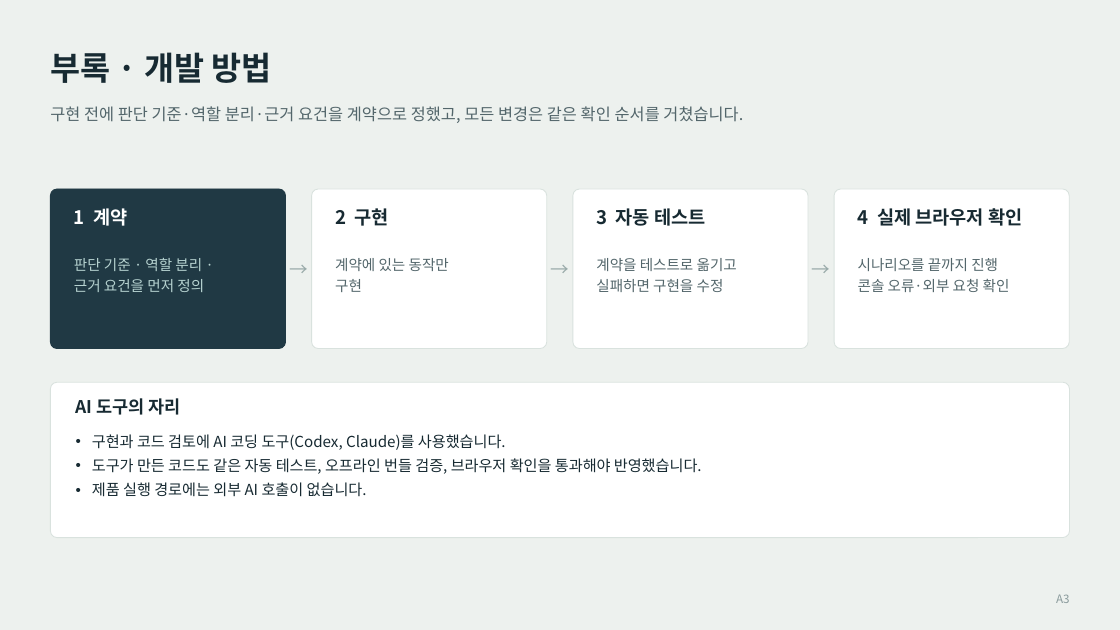
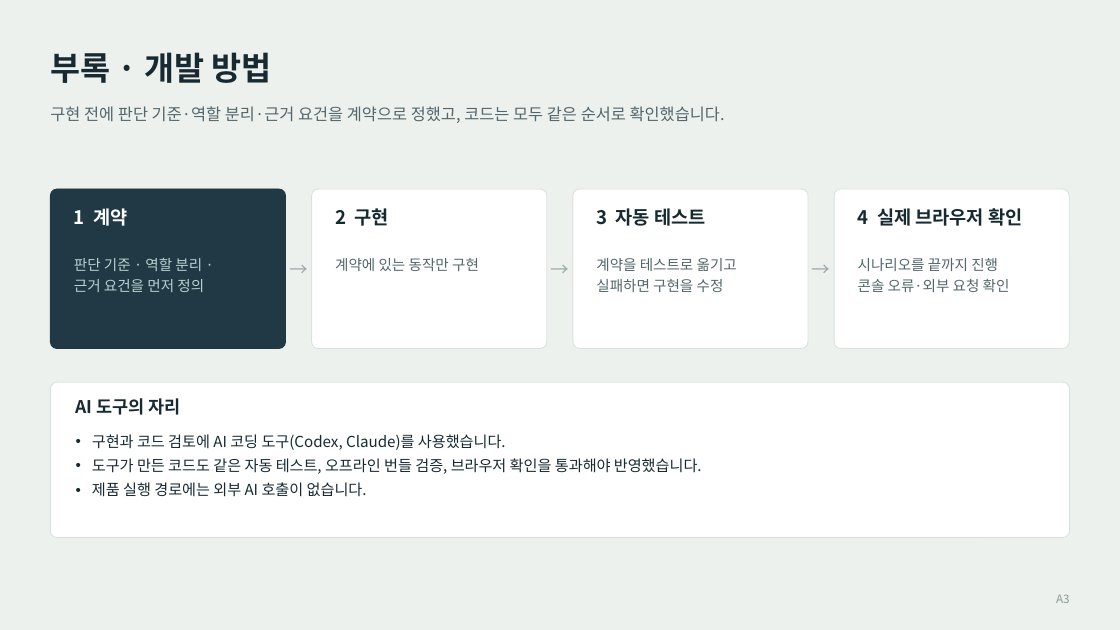
Before and after one commit to antvinas/FabAssure, a slide deck: slide 12 of portfolio/FabAssure-SKhynix.pptx. Drawn at 1120x630 pixels with LibreOffice and Linux fonts; fonts in the diff are those of the drawing. Boxes give left, top, right and bottom in pixels: in the first picture for what was removed or moved away, otherwise in the second. Text is boxed around its words. In the diff, an @@ line names an element or a change of style, - is before the commit and + after.

```diff
--- a/portfolio/FabAssure-SKhynix.pptx
+++ b/portfolio/FabAssure-SKhynix.pptx
@@ text at (50,106,725,123): text changed @@
-구현 전에 판단 기준·역할 분리·근거 요건을 계약으로 정했고, 모든 변경은 같은 확인 순서를 거쳤습니다.
+구현 전에 판단 기준·역할 분리·근거 요건을 계약으로 정했고, 코드는 모두 같은 순서로 확인했습니다.
@@ text at (335,258,479,271): text changed @@
-계약에 있는 동작만
-구현
+계약에 있는 동작만 구현
```
Also in this commit, not shown: 9 other slides changed, 2 other files.
